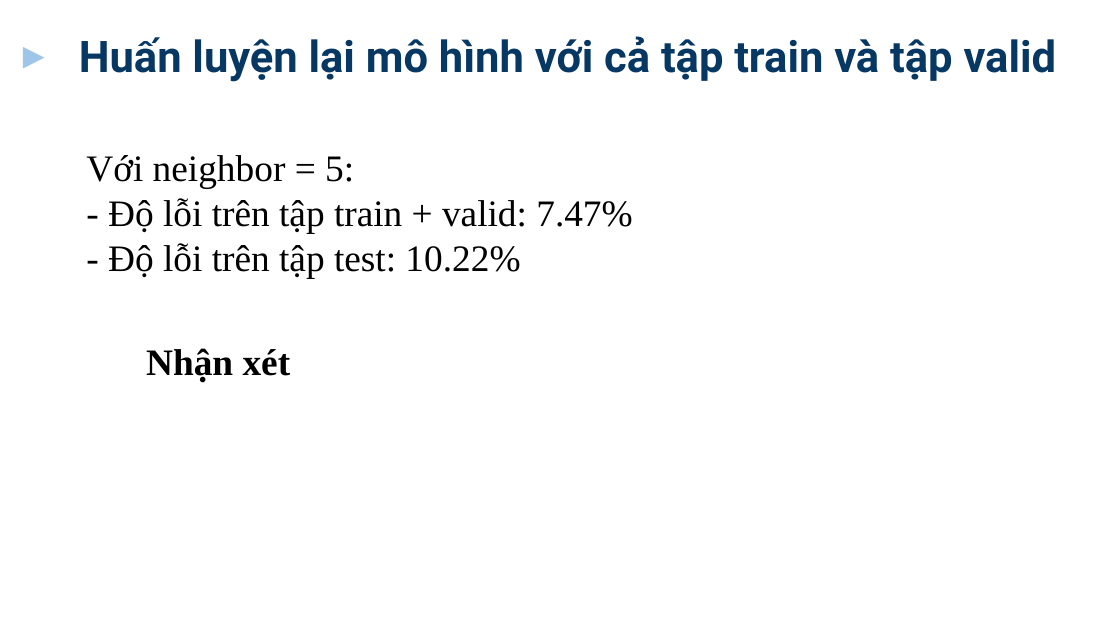
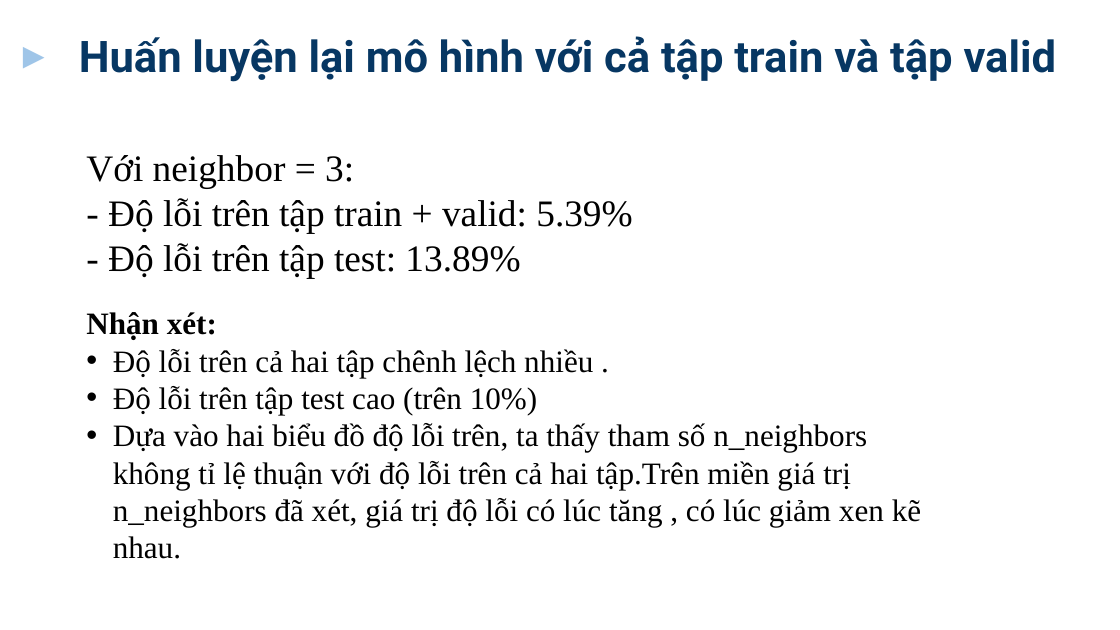
Before and after one commit to lethanhson1504/datascience-project-group16, a slide deck: slide 24 of Slide.pptx (slide 22 before the commit). Drawn at 1120x630 pixels with LibreOffice and Linux fonts; fonts in the diff are those of the drawing; background and template pictures are left out. Boxes give left, top, right and bottom in pixels: in the first picture for what was removed or moved away, otherwise in the second. Text is boxed around its words. In the diff, an @@ line names an element or a change of style, - is before the commit and + after.

```diff
--- a/Slide.pptx
+++ b/Slide.pptx
@@ text at (86, 155, 632, 278): text changed @@
-Với neighbor = 5:
-- Độ lỗi trên tập train + valid: 7.47%
-- Độ lỗi trên tập test: 10.22%
+Với neighbor = 3:
+- Độ lỗi trên tập train + valid: 5.39%
+- Độ lỗi trên tập test: 13.89%
@@ text at (86, 312, 921, 559): text changed; size 24 to 20 pt; bold off @@
-Nhận xét
+Nhận xét:
+• Độ lỗi trên cả hai tập chênh lệch nhiều .
+• Độ lỗi trên tập test cao (trên 10%)
+• Dựa vào hai biểu đồ độ lỗi trên, ta thấy tham số n_neighbors không tỉ lệ thuận với độ lỗi trên cả hai tập.Trên miền giá trị n_neighbors đã xét, giá trị độ lỗi có lúc tăng , có lúc giảm xen kẽ nhau.
```
Also in this commit, not shown: 12 other slides changed, 4 slides added, 1 slide removed, 3 other files.
